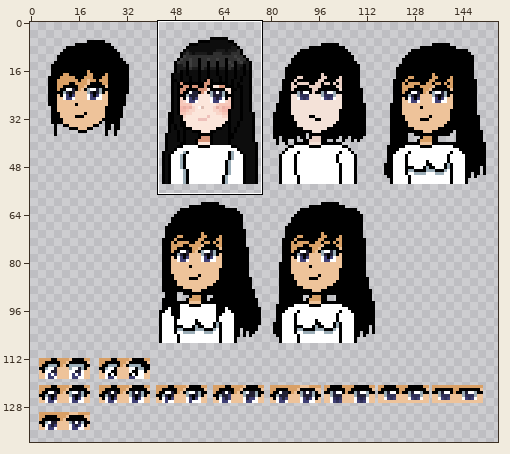
Pixel-art file -- anime/anime-8bit/new/painting-sandbox/sah2-n.ase. The picture above shows the old version from afar; the outline marks the close-up.
Close-up. Before the edit:
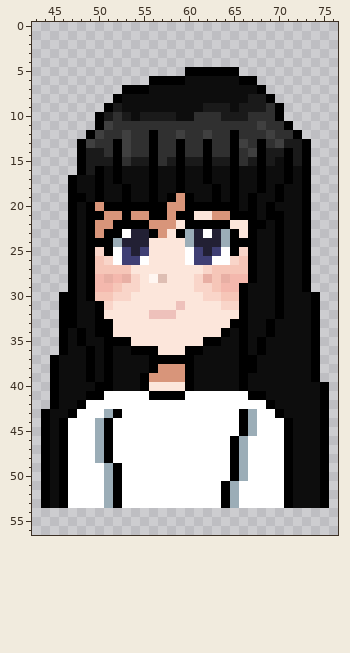
160x144 pixels, 1 frame. Colours within 5 levels of each other are drawn and written as one. Shown: x 43..76, y 0..56. The wide view leaves out empty margins.
New version:
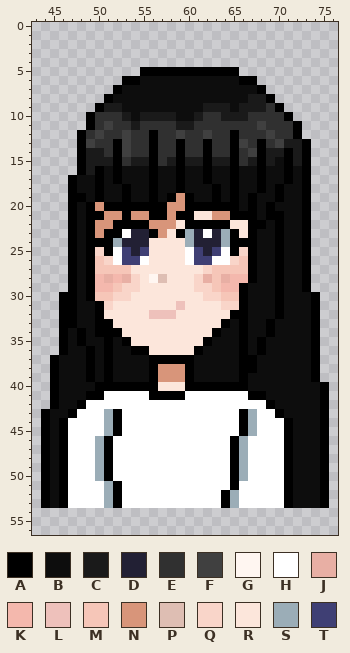
Palette (. is transparent): A #000000  B #0d0d0d  C #1a1a1a  D #222034  E #303030  F #404040  G #fff6f1  H #ffffff  J #e8afa4  K #f4b8ad  L #eec1bb  M #f6c6b8  N #d8957a  P #debeb3  Q #f9d5c9  R #fce6db  S #9badb7  T #3f3f74
From old to new:
y 5: x 55..59 ..... -> AAAAA
y 6: x 53..59 ...AAAA -> AABBBBB
y 7: x 52..55 .AAA -> ABBB
y 8: x 51..52 .A -> AB
y 9: x 50..51 .A -> AC
y 10: x 49..51 .AC -> AEE; x 61 E -> C; x 70..71 A. -> EA
y 11: x 49..50 .A -> AE; x 54 E -> C; x 59..60 EE -> CC; x 71..72 A. -> EA
y 12: x 48..49 .A -> AE
y 32: x 65 R -> A
y 33: x 64..65 RA -> AB
y 34: x 52 R -> A; x 63..64 RA -> AB
y 35: x 52 A -> B; x 63 A -> B
y 36: x 56 A -> R; x 60 A -> R
y 39: x 55..56 AN -> BA
y 40: x 52..54 BBB -> AAA; x 56 R -> A; x 61..65 BBBBB -> AAAAA
y 44..45: x 50..52 SAH -> HSA
y 49..50: x 50..52 HSA -> SAH
y 51: x 64..65 AS -> HA
